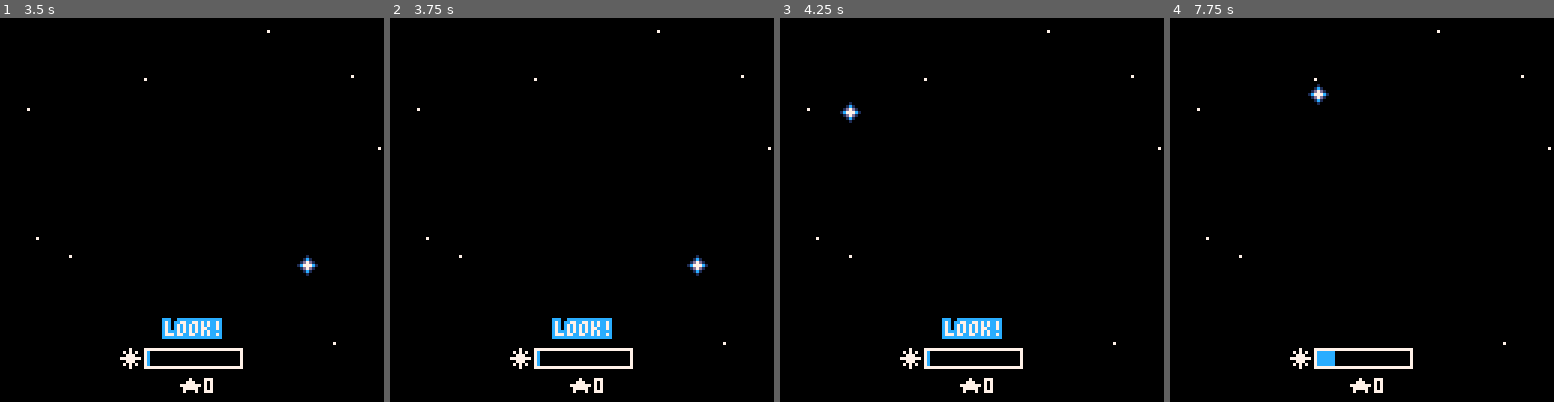
Above: before the commit, frames 1-4 (left to right).
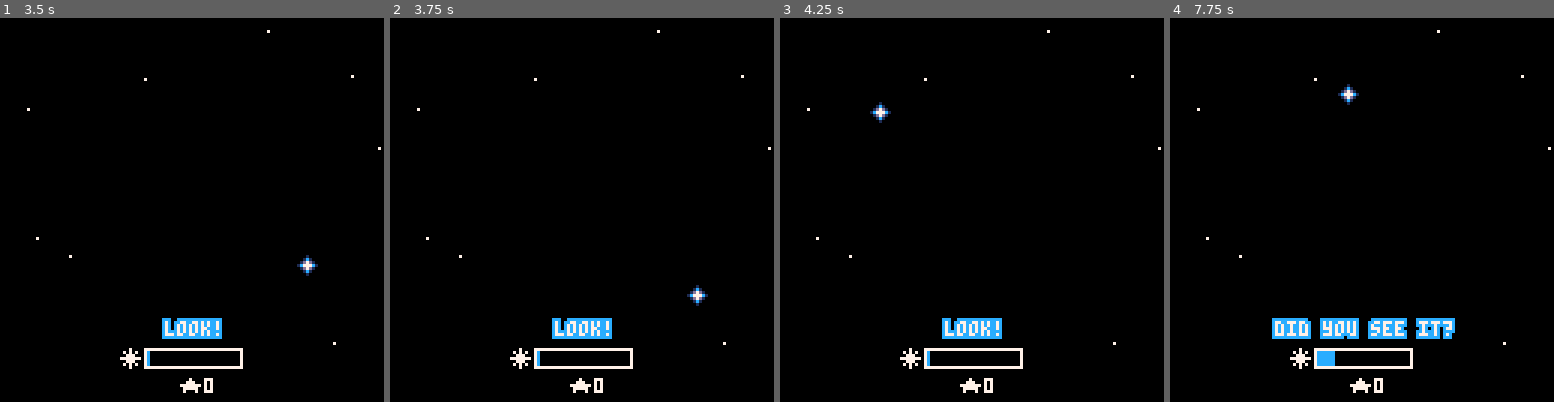
Above: after the commit, the same moments.

Repository: tobiasvl/meteor-night
Game: PICO-8 cartridge meteor-night.p8
The game is run twice, just before and just after one commit, with the same random seed, the same clock (stepped at 60 frames per second) and the same inputs.
Inputs (mouse positions are in pixels of both pictures, inside the frame that each line leads up to):
- Up to frame 1 (3.5 s): tap X (X key) at 0.33, 1.07, 1.85, 2.97 s; click (280, 121) at 0.67 s; tap O (Z key) at 0.7, 1.7, 2.1, 2.5, 2.9, 3.3 s; click (46, 267) at 1.22 s; hold Right 1.6-2.1 s; click (107, 114) at 1.77 s; hold Up 2.15-2.42 s; click (172, 259) at 2.32 s; hold Right 2.47-3.03 s; click (234, 106) at 2.87 s; hold Left from 3.08 s (still down); click (295, 256) at 3.42 s
- Up to frame 2 (3.75 s): release Left at 3.58 s; hold Down from 3.63 s (still down); tap O (Z key) at 3.7 s
- Up to frame 3 (4.25 s): release Down at 3.97 s; click (841, 102) at 3.97 s; hold Right from 4.02 s (still down); tap X (X key) at 4.08 s; tap O (Z key) at 4.1 s
- Up to frame 4 (7.75 s): tap O (Z key) every 0.4 s from 4.5 to 7.7 s; click (1292, 248) at 4.52 s; release Right at 4.68 s; hold Up 4.73-5.03 s; click (1354, 94) at 5.07 s; hold Left 5.08-5.68 s; tap X (X key) at 5.2, 6.32, 7.43 s; click (1419, 244) at 5.62 s; hold Down 5.73-6.03 s; hold Right 6.08-6.58 s; click (1481, 90) at 6.17 s; hold Right 6.63-7.13 s; click (1246, 236) at 6.72 s; hold Up 7.18-7.45 s; click (1308, 83) at 7.27 s; hold Right from 7.5 s (still down)

Frame 1 is identical in both runs. In frame 2, 0.3% of the frame differs, in the area x 77-83%, y 61-75%; in frame 3, 0.3%; in frame 4, 2.5%, in the area x 26-75%, y 17-84%.

Commit message:
Experimental keyboard movement

Diff:
--- a/meteor-night.p8
+++ b/meteor-night.p8
@@ -116,17 +116,22 @@
       end
     end
 
-    mouse.x,mouse.y=stat(32)+cam_x,stat(33)+cam_y
-    if (btnp(⬇️)) mouse.y+=1
+    local x,y=stat(32),stat(33)
+    if x!=old_x or y!=old_y or mouse_pressed then
+      old_x,old_y=x,y
+      mouse.x,mouse.y=x+cam_x,y+cam_y
+    end
+
+    if (btnp(⬇️)) mouse.y+=10
     if (mouse.y>=128+cam_y) cam_y+=1
-    if (btnp(➡️)) mouse.x+=1
+    if (btnp(➡️)) mouse.x+=10
     if (mouse.x>=128+cam_x) cam_x+=1
-    if (btnp(⬆️)) mouse.y-=1
+    if (btnp(⬆️)) mouse.y-=10
     if (mouse.y<=cam_y) cam_y-=1
-    if (btnp(⬅️)) mouse.x-=1
+    if (btnp(⬅️)) mouse.x-=10
     if (mouse.x<=cam_x) cam_x-=1
 
-    if mouse_pressed and costatus(s)=="dead" then
+    if (btnp(❎) or mouse_pressed) and costatus(s)=="dead" then
       --[[if mouse.x>=cam_x+40 then
         s=cocreate(say)
         coresume(s,"cold",false)]]
